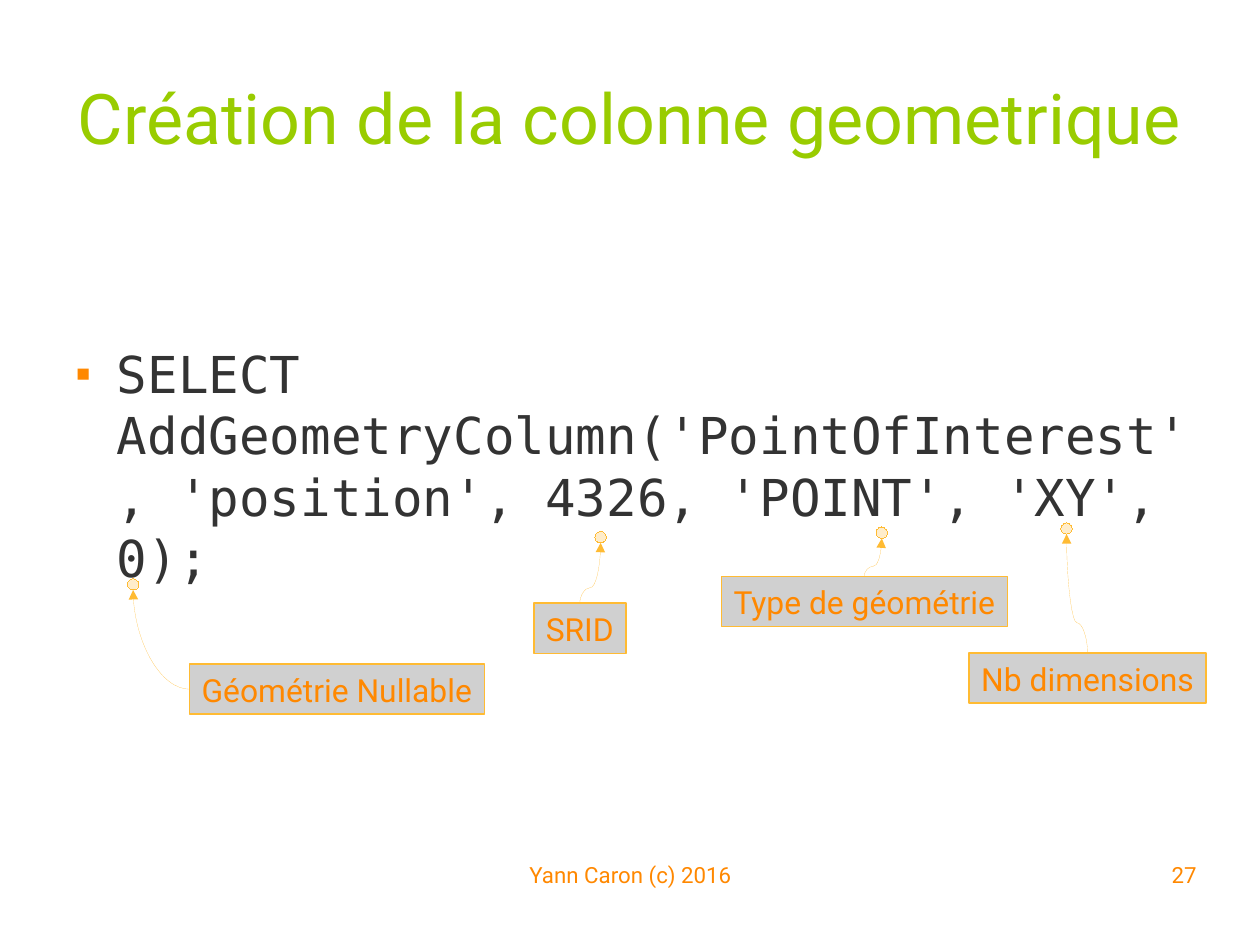
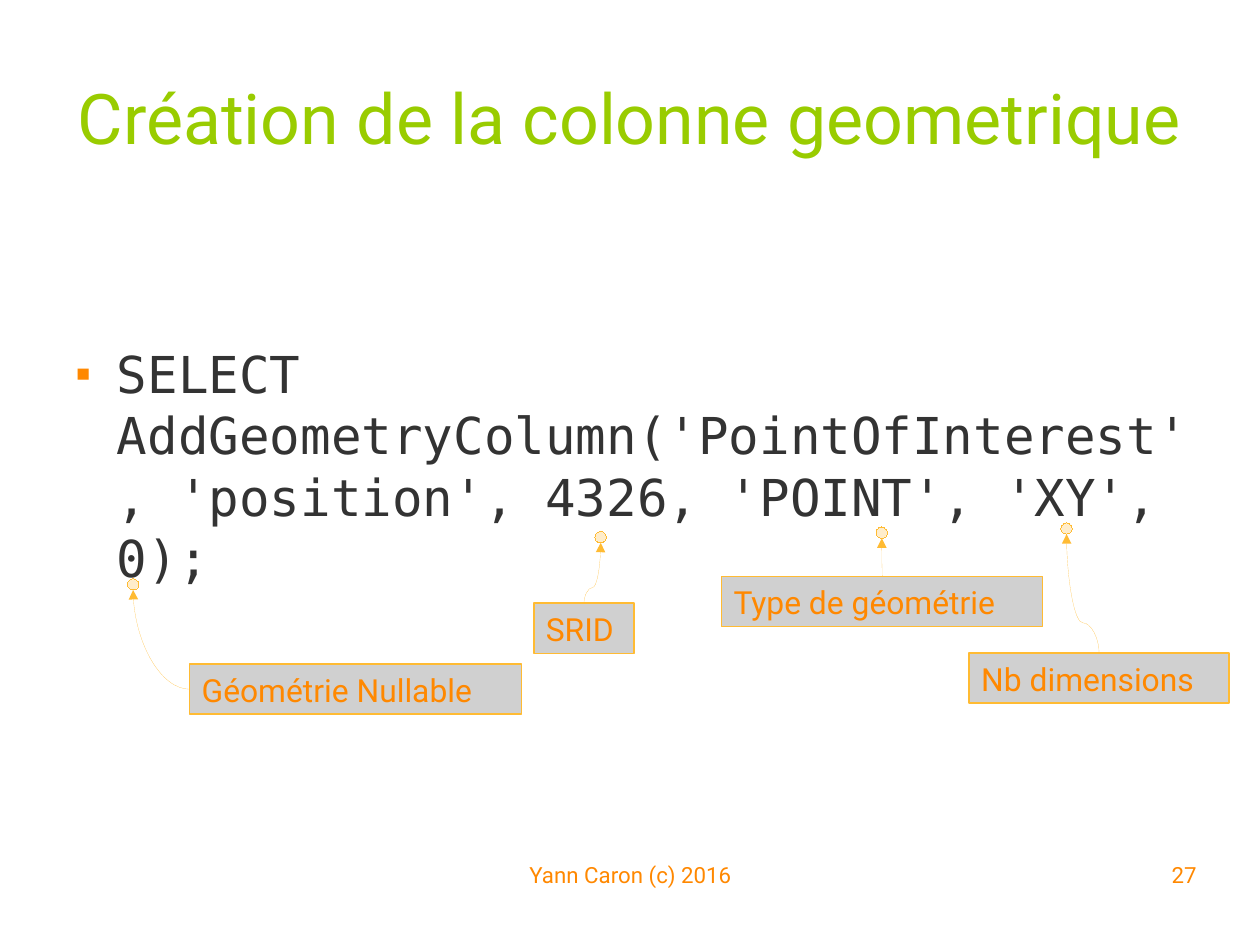
Before and after one commit to YannCaron/Android-ENSG, a slide deck: slide 27 of 10 - Spatialite.odp. Drawn at 1260x946 pixels with LibreOffice and Linux fonts; fonts in the diff are those of the drawing; grey boxes stand for pictures; background and template pictures are left out. Boxes give left, top, right and bottom in pixels: in the first picture for what was removed or moved away, otherwise in the second. Text is boxed around its words. In the diff, an @@ line names an element or a change of style, - is before the commit and + after.

```diff
--- a/10 - Spatialite.odp
+++ b/10 - Spatialite.odp
@@ curved arrow moved from (864, 576) - (882, 539) to (883, 576) - (882, 539) @@
@@ curved arrow moved from (1087, 653) - (1067, 534) to (1099, 653) - (1067, 534) @@
@@ curved arrow moved from (580, 603) - (600, 543) to (584, 603) - (600, 543) @@
@@ picture "Type de géométrie": place and size @@
-picture "Type de géométrie" at bbox=[721, 576, 1007, 627]
+picture "Type de géométrie" at bbox=[721, 576, 1043, 627]
@@ picture "SRID": place and size @@
-picture "SRID" at bbox=[534, 603, 627, 653]
+picture "SRID" at bbox=[534, 603, 635, 653]
@@ picture "Nb dimensions": place and size @@
-picture "Nb dimensions" at bbox=[970, 653, 1206, 703]
+picture "Nb dimensions" at bbox=[970, 653, 1229, 703]
@@ picture "Géométrie Nullable": place and size @@
-picture "Géométrie Nullable" at bbox=[190, 664, 485, 715]
+picture "Géométrie Nullable" at bbox=[190, 664, 521, 715]
```
Also in this commit, not shown: 11 other slides changed, 4 other files.
